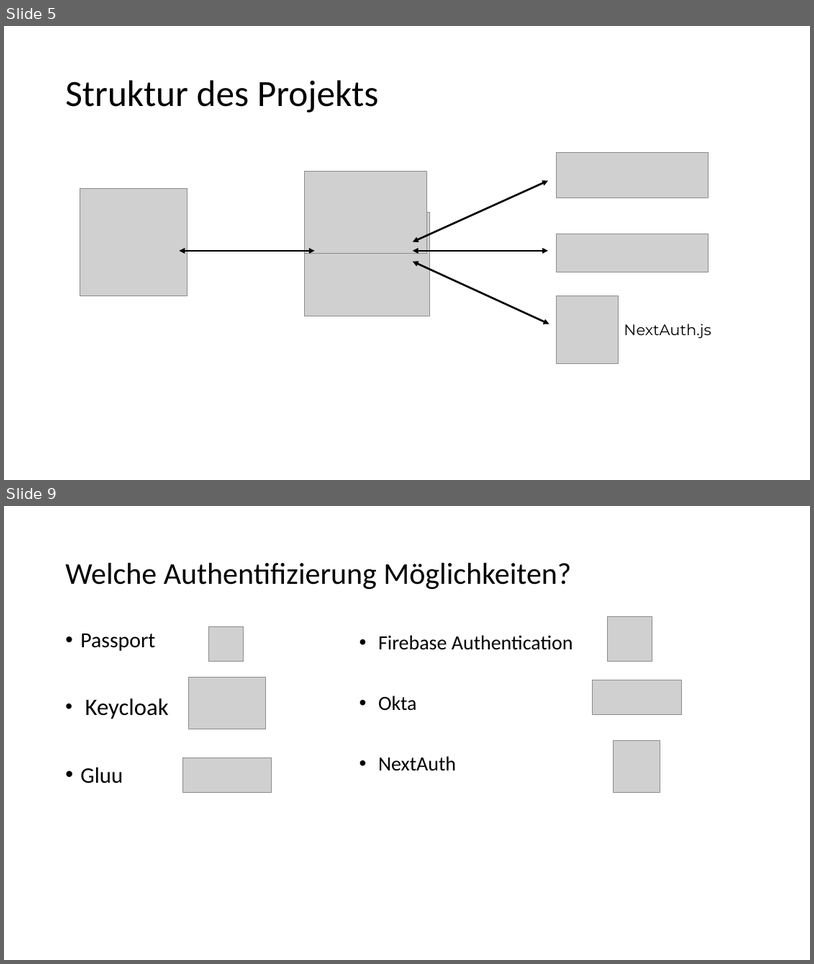
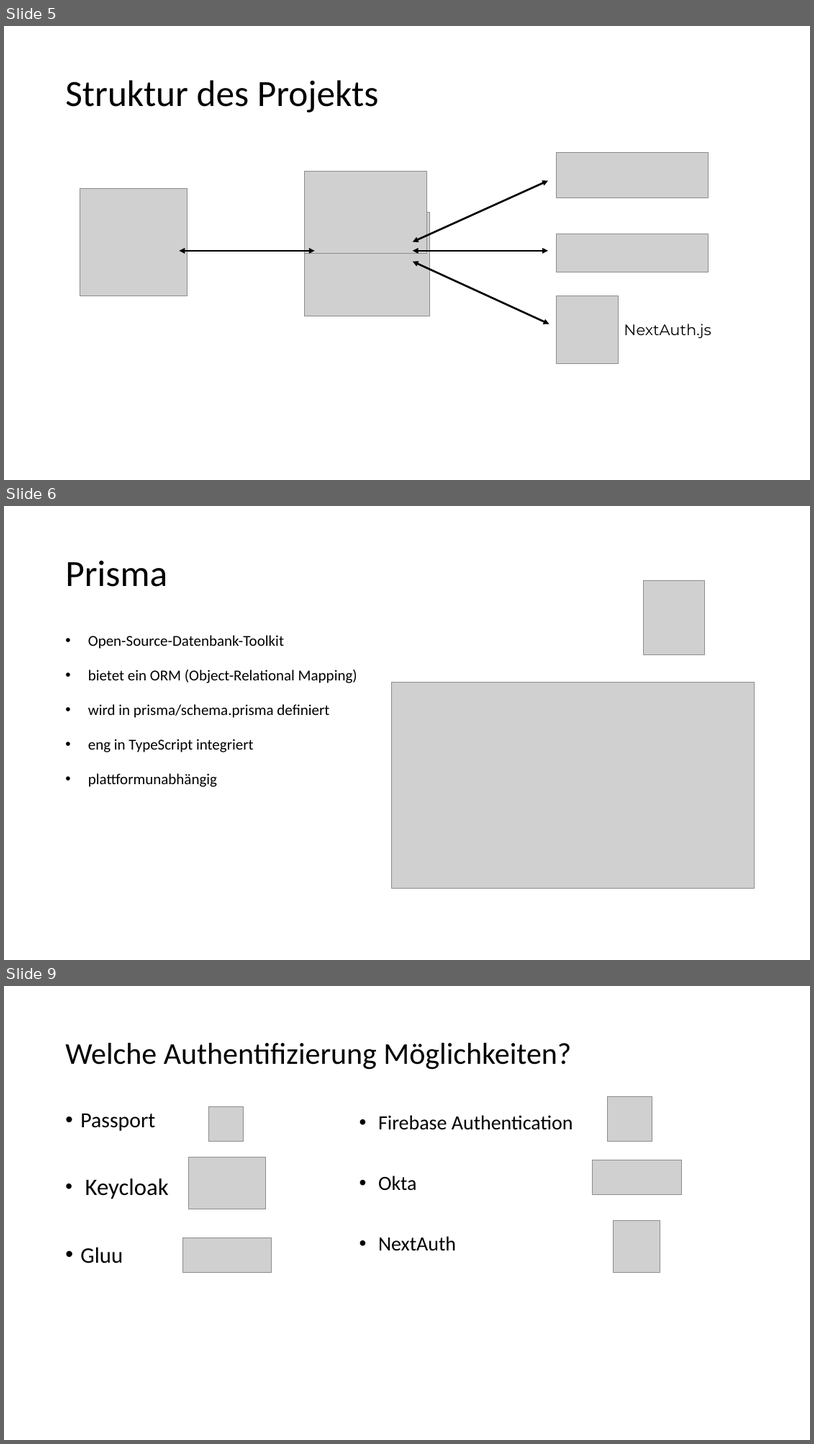
Before and after one commit to RocordJavaScript2023/realtime, a slide deck: presentation/realtime.pptx. Shown one above the other, each under a label of ours: slides 5 and 9 before the commit, slides 5, 6 and 9 after it; the slides between them are not shown. The pictures are 814x964 and 814x1444 pixels, drawn with LibreOffice and Linux fonts; fonts in the diff are those of the drawing; grey boxes stand for pictures. Boxes give left, top, right and bottom in pixels: in the first picture for what was removed or moved away, otherwise in the second. Text is boxed around its words. In the diff, an @@ line names an element or a change of style, - is before the commit and + after.

```diff
--- a/presentation/realtime.pptx
+++ b/presentation/realtime.pptx
@@ slide 6 added at (4,506,810,960), background #FFFFFF @@
@@ title added at (65,560,167,587), 44 pt, text #000000 @@
+Prisma
@@ picture added at (644,581,705,656) @@
@@ text added at (88,635,358,787), 18 pt, text #000000 @@
+• Open-Source-Datenbank-Toolkit
+• bietet ein ORM (Object-Relational Mapping)
+• wird in prisma/schema.prisma definiert
+• eng in TypeScript integriert
+• plattformunabhängig
@@ picture added at (392,682,756,888) @@
```
Also in this commit, not shown: 3 slides changed, 9 other slides added, 2 slides removed.
